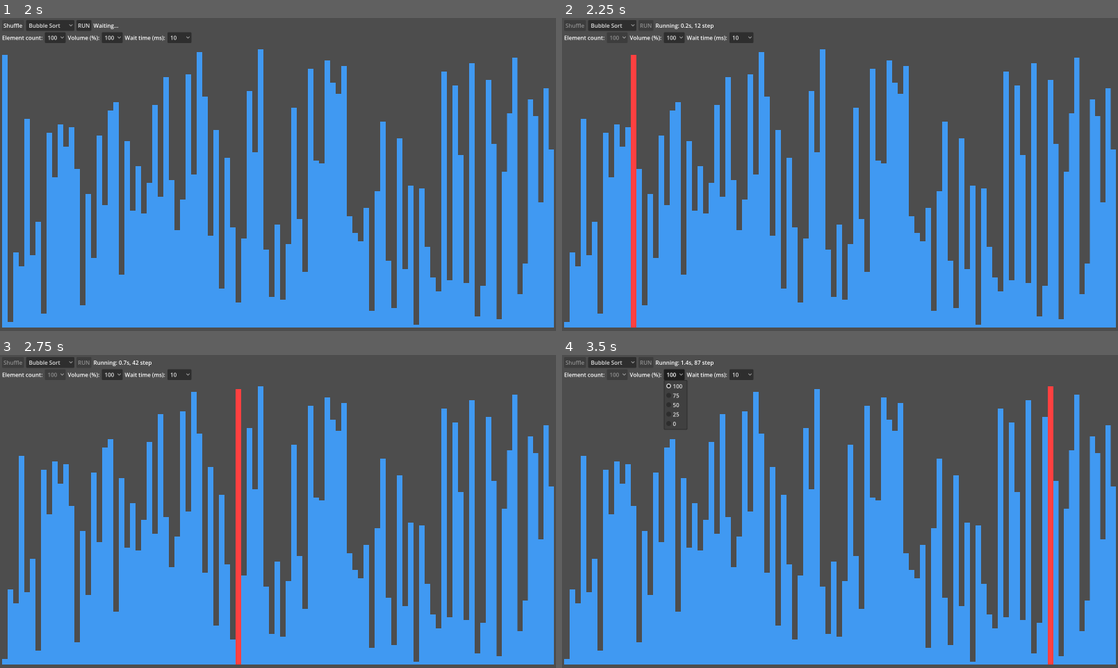
Above: before the commit, frames 1-4 (two rows, left to right).
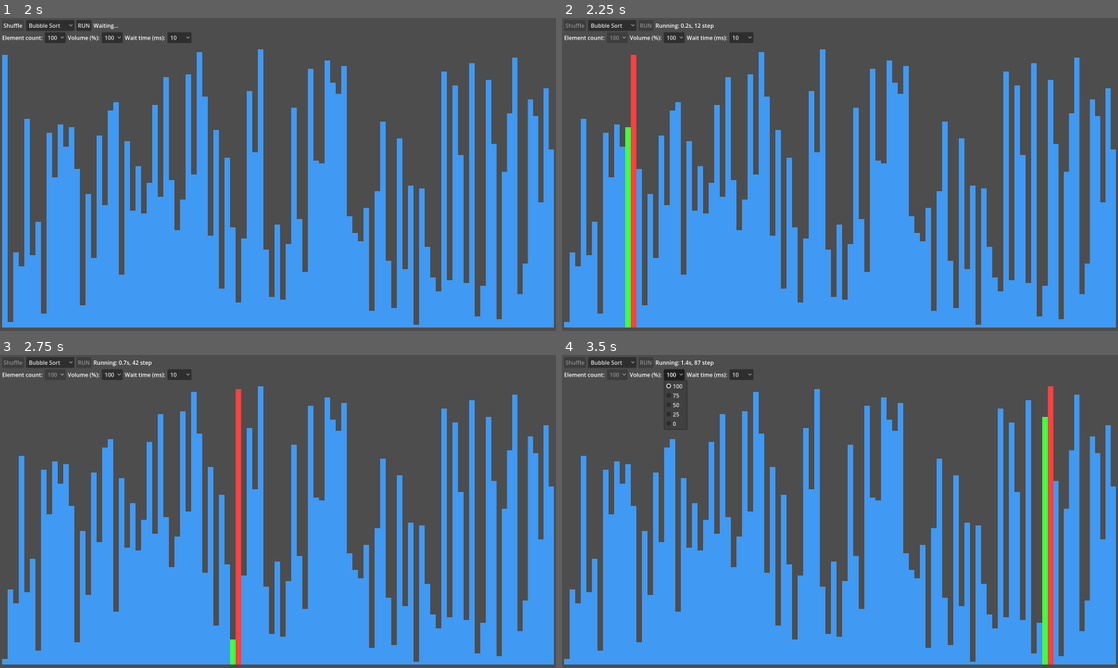
Above: after the commit, the same moments.

Repository: jiro4989/sort_visualizer
Game: Godot game, scene res://src/main.tscn
Same seed, same stepped clock (60 frames per second), same inputs: the game is played once before the commit and once after it.
Inputs:
- Up to frame 1 (2 s): click "Bubble Sort" at 0.5 s; click "Shuffle" at 1.25 s
- Up to frame 2 (2.25 s): click "RUN" at 2 s
- Up to frame 3 (2.75 s): no input
- Up to frame 4 (3.5 s): click "100" at 2.75 s

Frame 1 is identical in both runs. In frame 2, 0.6% of the frame differs, in the area x 11-13%, y 34-99%; in frame 3, less than 0.1%; in frame 4, 0.8%, in the area x 86-88%, y 19-99%.

Commit message:
feat: bubble_sort で比較した値を緑色で強調するように変更

Diff:
--- a/src/main.gd
+++ b/src/main.gd
@@ -18,6 +18,7 @@
 const VISUALIZATION_AREA_HEIGHT: int = 900 - BUTTON_HEIGHT * 2 - MARGIN_SIZE * 4
 const BAR_DEFAULT_COLOR: Color = Color(0.25, 0.6, 0.95, 1.0)
 const BAR_SELECTED_COLOR: Color = Color(1.0, 0.25, 0.25, 1.0)
+const BAR_SWAP_BEFORE_COLOR: Color = Color(0.25, 1.0, 0.25, 1.0)
 const SOUND_SAMPLE_RATE: float = 44100.0
 const SOUND_BUFFER_LENGTH: float = 0.2
 const SOUND_DURATION_SEC: float = 0.03
@@ -132,9 +133,12 @@
 ## 指定したインデックスの Panel の背景色を変更する。
 ##
 ## -1 を指定すると全ての Panel の背景色をデフォルトに戻す。
-func highlight_panel(selected_index: int) -> void:
+func highlight_panel(selected_index: int, before_index: int = -1) -> void:
 	for i in range(sort_values.size()):
-		sort_values[i].apply_panel_style(BAR_SELECTED_COLOR if i == selected_index else BAR_DEFAULT_COLOR)
+		if before_index >= 0 and i == before_index:
+			sort_values[i].apply_panel_style(BAR_SWAP_BEFORE_COLOR)
+		else:
+			sort_values[i].apply_panel_style(BAR_SELECTED_COLOR if i == selected_index else BAR_DEFAULT_COLOR)
 	play_sound(selected_index)
 
 func highlight_off() -> void:
@@ -213,7 +217,7 @@
 	for i in sort_values.size() - 1:
 		for j in range(0, sort_values.size() - i - 1):
 			step_count += 1
-			highlight_panel(j+1) # j+1 の位置の Panel だけ背景色を赤にする
+			highlight_panel(j+1, j) # j+1 の位置の Panel だけ背景色を赤にする
 
 			if sort_values[j].get_value() > sort_values[j + 1].get_value():
 				var temp: int = sort_values[j].get_value()
@@ -505,8 +509,8 @@
 	for i in range(temp_values.size()):
 		step_count += 1
 		var value: int = temp_values[i]
+		highlight_panel(value - 1)
 		sort_values[value - 1].set_value(value)
-		highlight_panel(value - 1)
 		status_label.text = create_status_text(MESSAGE_RUNNING, start_time, step_count)
 		await wait()
 
